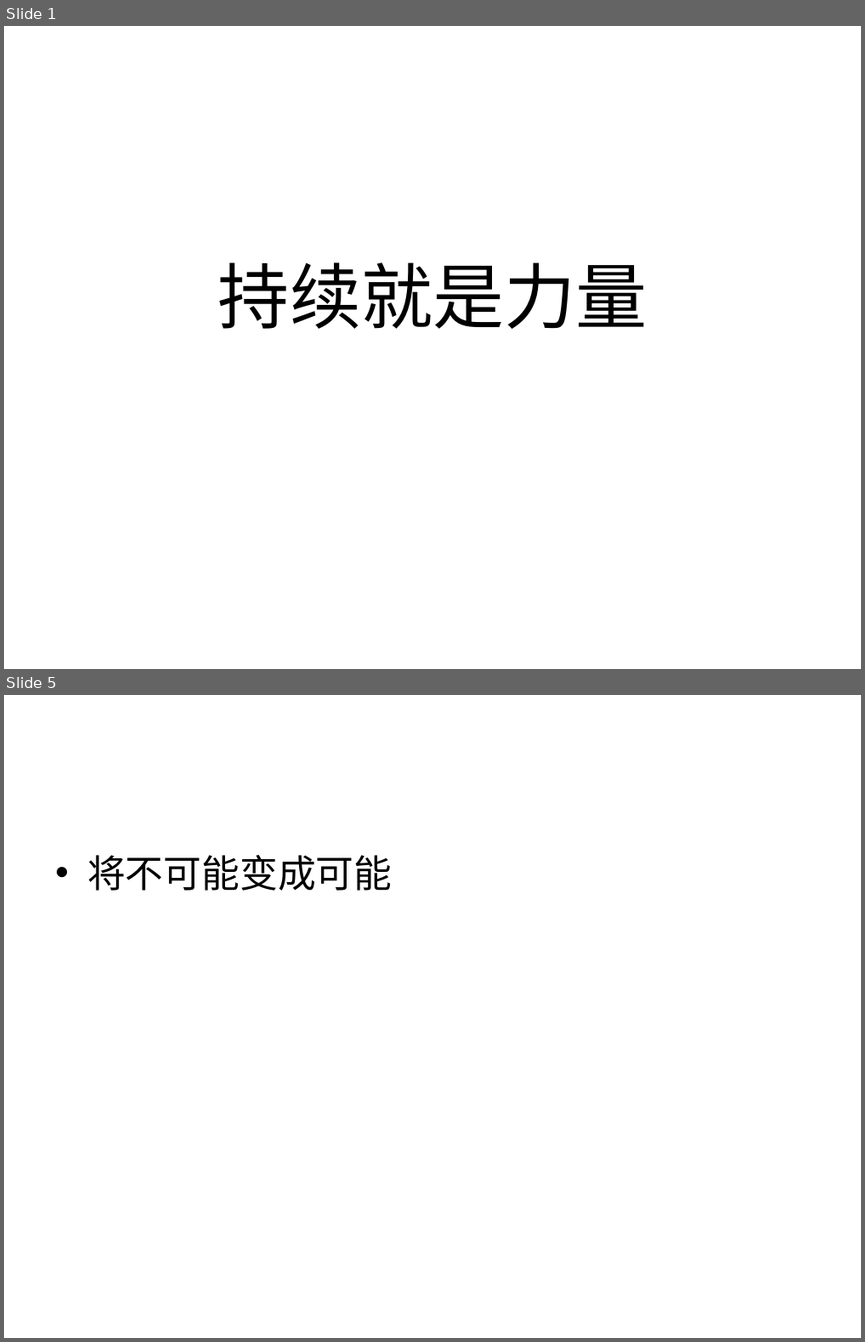
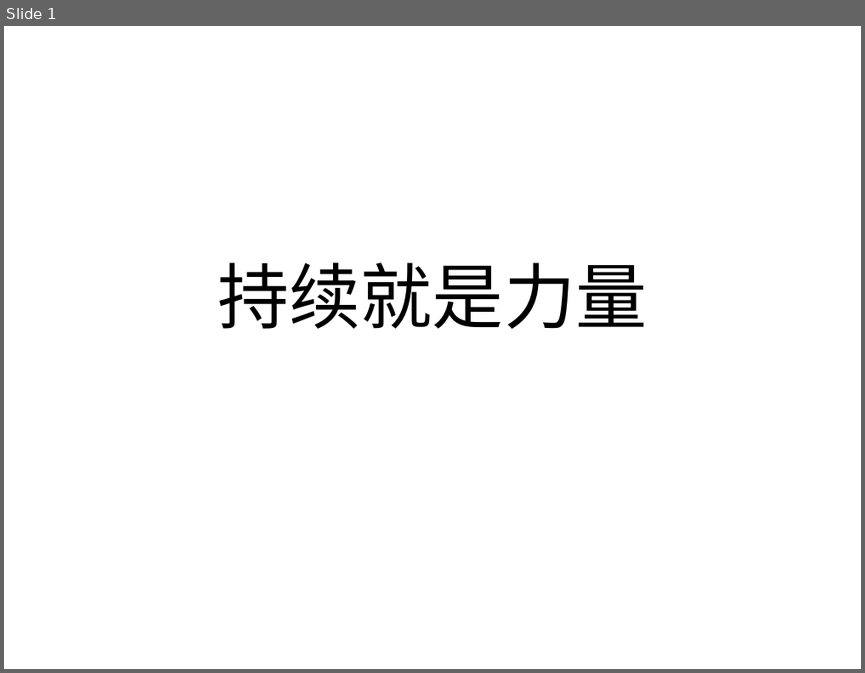
Before and after one commit to haolongzhangm/shell_my, a slide deck: unexeshell/tmp_use/bl.ppt. Shown one above the other, each under a label of ours: slides 1 and 5 before the commit, slide 1 after it; the slides between them are not shown. The pictures are 865x1342 and 865x673 pixels, drawn with LibreOffice and Linux fonts; fonts in the diff are those of the drawing. Boxes give left, top, right and bottom in pixels: in the first picture for what was removed or moved away, otherwise in the second. Text is boxed around its words. In the diff, an @@ line names an element or a change of style, - is before the commit and + after.

```diff
--- a/unexeshell/tmp_use/bl.ppt
+++ b/unexeshell/tmp_use/bl.ppt
@@ slide 5 removed at <box>4,695,861,1338</box>, background #FFFFFF @@
@@ text removed at <box>87,855,392,891</box> @@
-• 将不可能变成可能
```
Also in this commit, not shown: 2 slides changed, 6 other slides removed, 2 other files.
